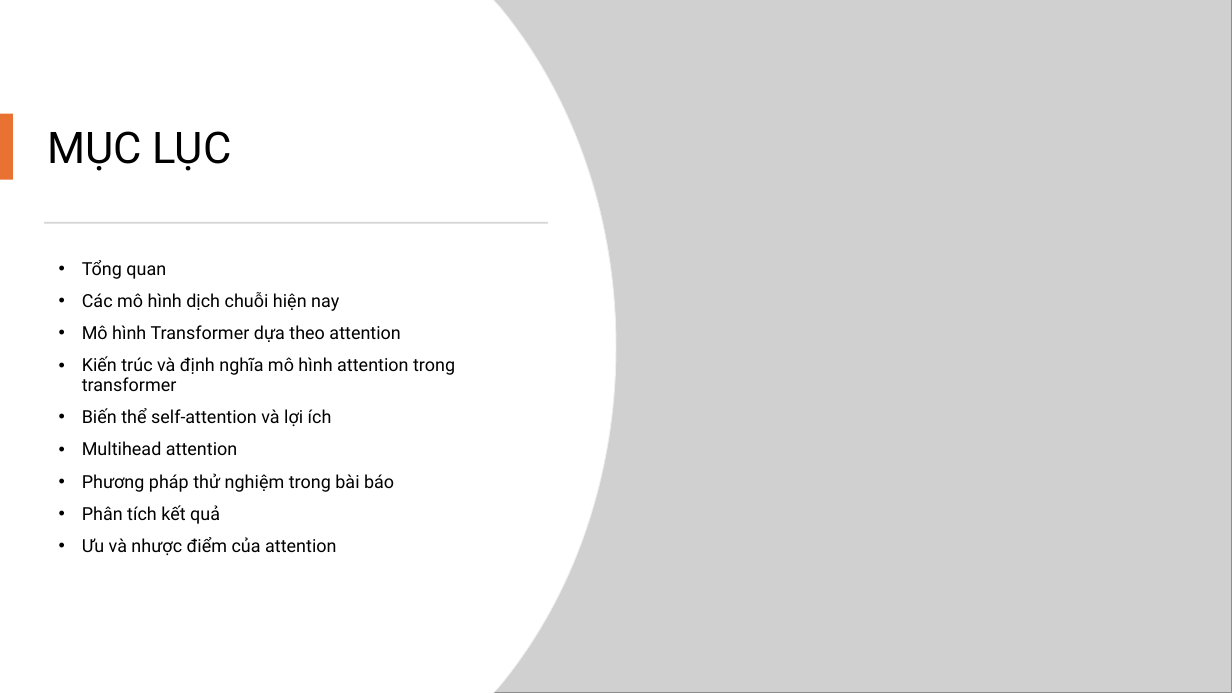
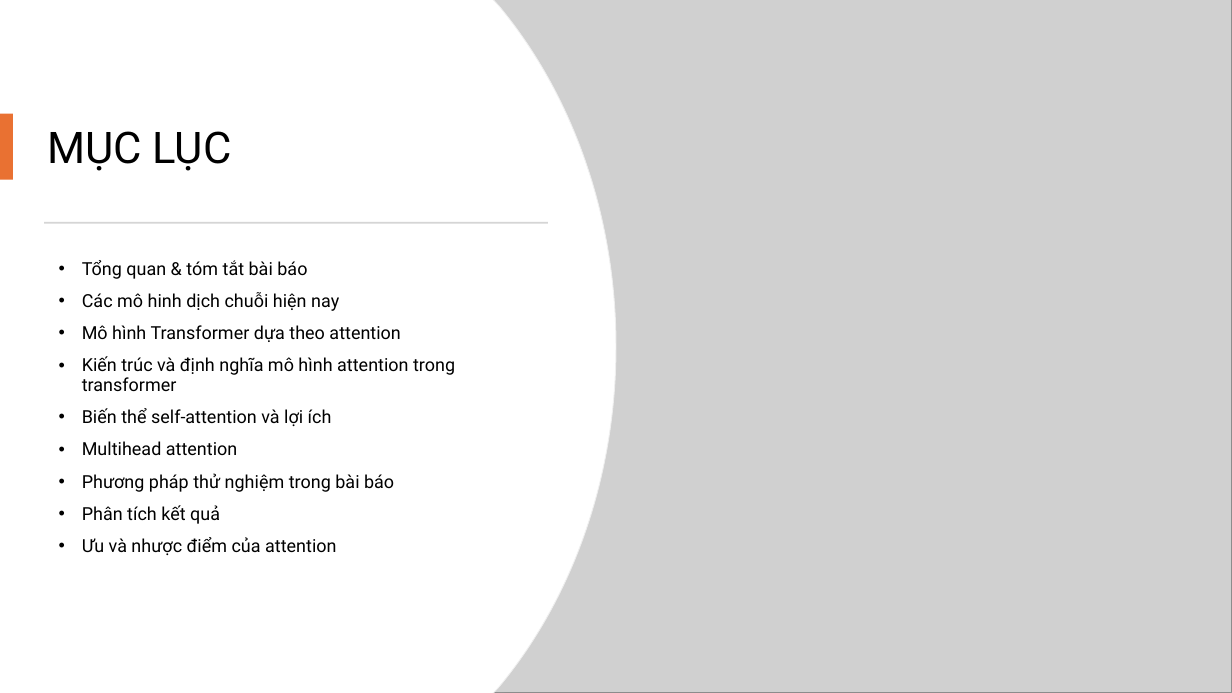
Before and after one commit to thanhtai9606/lab-master, a slide deck: slide 2 of lab/t5 deep learning/Attention Is All You Need.pptx. Drawn at 1232x693 pixels with LibreOffice and Linux fonts; fonts in the diff are those of the drawing; grey boxes stand for pictures. Boxes give left, top, right and bottom in pixels: in the first picture for what was removed or moved away, otherwise in the second. Text is boxed around its words. In the diff, an @@ line names an element or a change of style, - is before the commit and + after.

```diff
--- a/lab/t5 deep learning/Attention Is All You Need.pptx
+++ b/lab/t5 deep learning/Attention Is All You Need.pptx
@@ text at [82, 260, 339, 311]: text changed @@
-• Tổng quan
-• Các mô hình dịch chuỗi hiện nay
+• Tổng quan & tóm tắt bài báo
+• Các mô hinh dịch chuỗi hiện nay
```
Also in this commit, not shown: 13 other slides changed, 4 other files.
